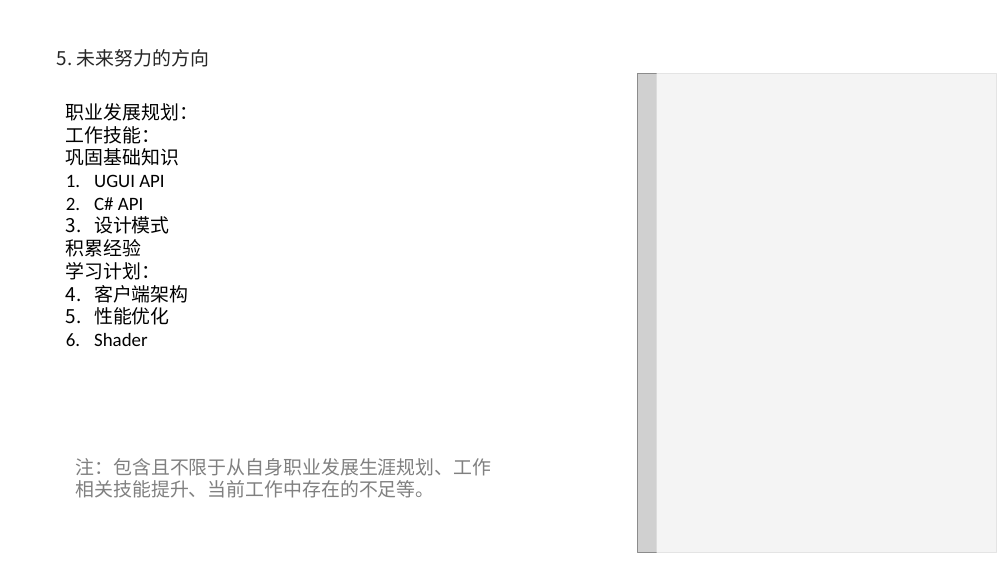
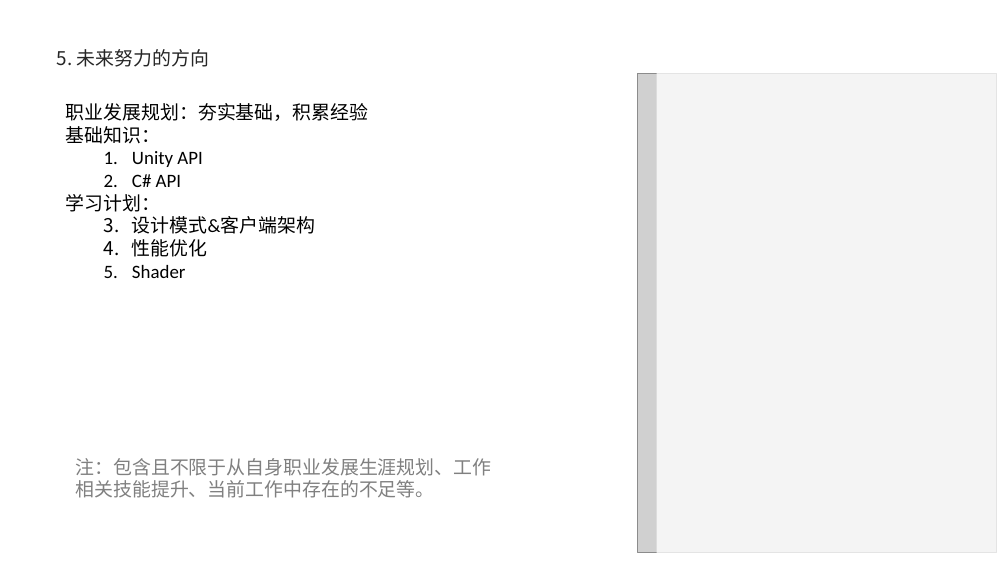
Before and after one commit to Hengle/UnityLearn-1, a slide deck: slide 7 of 转正答辩PPT_篮球前端_王祖雄.pptx. Drawn at 1008x567 pixels with LibreOffice and Linux fonts; fonts in the diff are those of the drawing; grey boxes stand for pictures; background and template pictures are left out. Boxes give left, top, right and bottom in pixels: in the first picture for what was removed or moved away, otherwise in the second. Text is boxed around its words. In the diff, an @@ line names an element or a change of style, - is before the commit and + after.

Commit message:
ppt

```diff
--- a/转正答辩PPT_篮球前端_王祖雄.pptx
+++ b/转正答辩PPT_篮球前端_王祖雄.pptx
@@ text at box(66, 103, 368, 167): text changed @@
-职业发展规划：
-工作技能：
-巩固基础知识
-1. UGUI API
+职业发展规划：夯实基础，积累经验
+基础知识：
+  1. Unity API
@@ text at box(132, 174, 208, 278): list level 1 to 2 in "C# API"; list level 1 to 2 in "性能优化"; list level 1 to 2 in "Shader" @@
@@ text at box(66, 216, 170, 257): paragraphs removed @@
-3. 设计模式
-积累经验
@@ text at box(132, 216, 315, 234): text changed @@
-1. 客户端架构
+  1. 设计模式&客户端架构
```
Also in this commit, not shown: 4 other slides changed.
